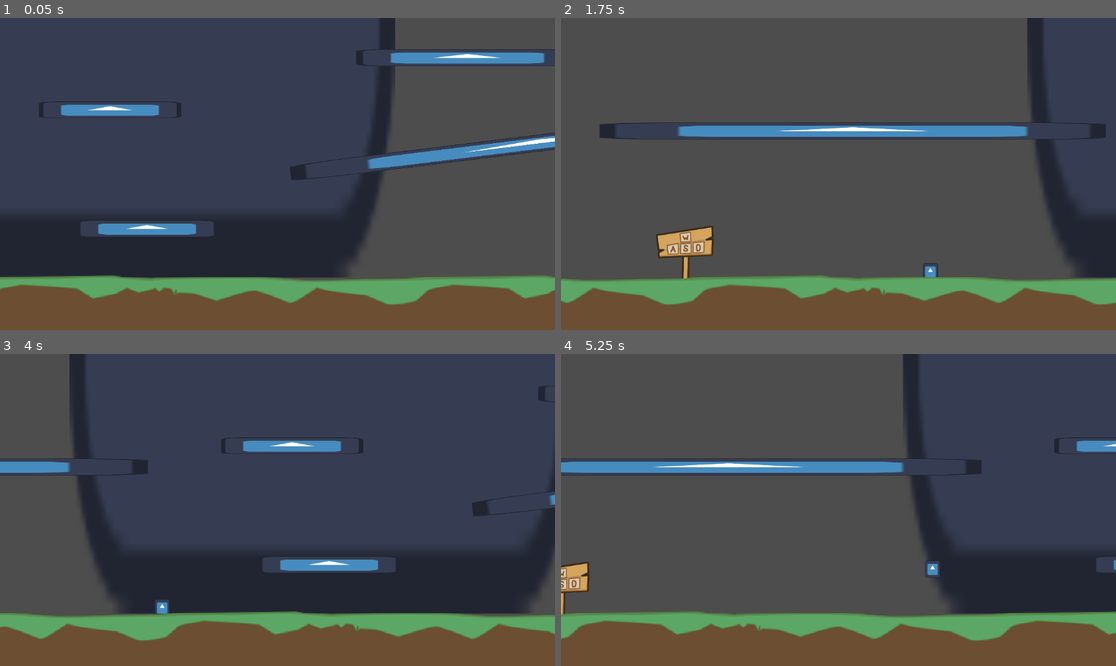
Above: before the commit, frames 1-4 (two rows, left to right).
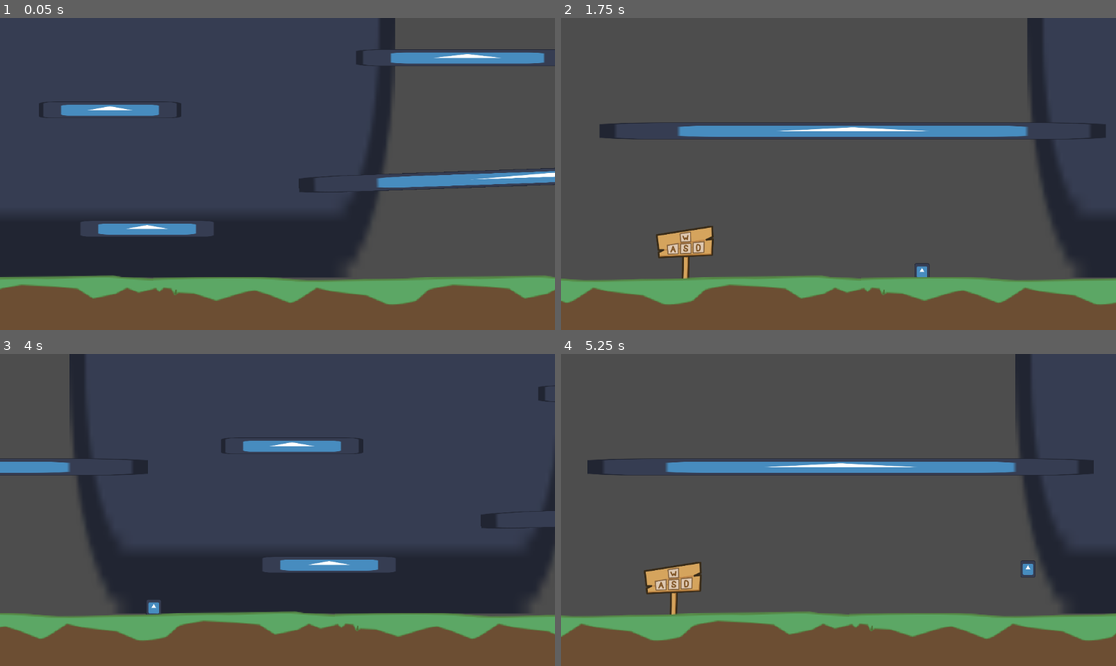
Above: after the commit, the same moments.

Repository: meatball133/GameJam2D
Game: Godot game, scene res://scenes/main.tscn
Two runs of this game, one before a commit and one after it. Both use one fixed random seed, a clock stepped at 60 frames per second and the inputs below. The engine's default icon, where the game draws it, is replaced by a stand-in: a white triangle on a blue panel in a dark square. Sound files missing from this copy of the repository are replaced by a short silence.
Inputs:
- Up to frame 1 (0.05 s): no input
- Up to frame 2 (1.75 s): hold D (right) from 0.53 s (still down); tap W (jump) at 0.77, 1.52 s
- Up to frame 3 (4 s): release D (right) at 2.03 s; hold A (left) 2.03-2.78 s; hold D (right) from 2.78 s (still down); tap W (jump) at 3.02, 3.77 s
- Up to frame 4 (5.25 s): release D (right) at 4.28 s; hold A (left) 4.28-5.03 s; tap W (jump) at 4.52 s; hold D (right) from 5.03 s (still down)

The runs differ from the first frame. In frame 1, 3.2% of the frame differs, in the area x 52-100%, y 36-56%; in frame 2, 0.1%; in frame 3, 0.6%; in frame 4, 15%, in the area x 0-100%, y 0-92%.
Error before the commit: Parse Error: Expected identifier after "." for attribute access. (res://scripts/music.gd:14)
Error after the commit: Attempt to call function 'play' in base 'null instance' on a null instance. (res://scripts/player.gd:26)

Commit message:
löv texture + löv shader, musik och takt logik

Diff:
--- a/project.godot
+++ b/project.godot
@@ -37,6 +37,7 @@
 "deadzone": 0.5,
 "events": [Object(InputEventKey,"resource_local_to_scene":false,"resource_name":"","device":-1,"window_id":0,"alt_press …(192 unchanged characters)…
 , Object(InputEventKey,"resource_local_to_scene":false,"resource_name":"","device":-1,"window_id":0,"alt_pressed":false …(186 unchanged characters)…
+, Object(InputEventKey,"resource_local_to_scene":false,"resource_name":"","device":-1,"window_id":0,"alt_pressed":false,"shift_pressed":false,"ctrl_pressed":false,"meta_pressed":false,"pressed":false,"keycode":0,"physical_keycode":32,"key_label":0,"unicode":32,"location":0,"echo":false,"script":null)
 ]
 }
 dash={
@@ -45,6 +46,11 @@
 , Object(InputEventKey,"resource_local_to_scene":false,"resource_name":"","device":-1,"window_id":0,"alt_pressed":false …(186 unchanged characters)…
 ]
 }
+beat={
+"deadzone": 0.5,
+"events": [Object(InputEventMouseButton,"resource_local_to_scene":false,"resource_name":"","device":-1,"window_id":0,"alt_pressed":false,"shift_pressed":false,"ctrl_pressed":false,"meta_pressed":false,"button_mask":0,"position":Vector2(0, 0),"global_position":Vector2(0, 0),"factor":1.0,"button_index":1,"canceled":false,"pressed":false,"double_click":false,"script":null)
+]
+}
 
 [physics]
 
--- a/scenes/main.tscn
+++ b/scenes/main.tscn
@@ -1,11 +1,13 @@
-[gd_scene load_steps=11 format=3 uid="uid://o824tquqxdf"]
+[gd_scene load_steps=14 format=3 uid="uid://o824tquqxdf"]
 
 [ext_resource type="Script" path="res://scripts/player.gd" id="1_5c3xm"]
 [ext_resource type="Texture2D" uid="uid://cantsi63d7wy4" path="res://icon.svg" id="2_yw5w0"]
 [ext_resource type="Texture2D" uid="uid://b2fra0u4apoq0" path="res://textures/Placeholder-Dirt-Ground-Gamejam.svg" id="3_17gvx"]
 [ext_resource type="Texture2D" uid="uid://c7vvvmkvyfb1h" path="res://textures/WASD-sign-jam.svg" id="3_82046"]
 [ext_resource type="Script" path="res://scripts/camera.gd" id="3_k7yvx"]
+[ext_resource type="Shader" path="res://shaders/leaf.gdshader" id="5_fkdjn"]
 [ext_resource type="AudioStream" uid="uid://dp1q6se66sl0f" path="res://music/mibbo-theme.mp3" id="6_67nx3"]
+[ext_resource type="Texture2D" uid="uid://beyiklljstowp" path="res://textures/Leaf-gamejam.svg" id="6_a1ps7"]
 [ext_resource type="Script" path="res://scripts/music.gd" id="7_hkprh"]
 
 [sub_resource type="RectangleShape2D" id="RectangleShape2D_2u52f"]
@@ -14,6 +16,13 @@
 
 [sub_resource type="RectangleShape2D" id="RectangleShape2D_m3jal"]
 size = Vector2(128, 20)
+
+[sub_resource type="ShaderMaterial" id="ShaderMaterial_c5dms"]
+shader = ExtResource("5_fkdjn")
+shader_parameter/sway_strength = 0.1
+shader_parameter/sway_speed = 3.5
+shader_parameter/sway_speed_diff = 0.1
+shader_parameter/leaf = ExtResource("6_a1ps7")
 
 [node name="Main" type="Node2D"]
 
@@ -57,8 +66,8 @@
 region_rect = Rect2(0, 176.985, 2000, 94)
 
 [node name="Branch" type="StaticBody2D" parent="."]
-position = Vector2(474, -162)
-rotation = -0.122173
+position = Vector2(486, -122)
+rotation = -0.0349066
 scale = Vector2(4.67514, 1)
 
 [node name="Sprite2D" type="Sprite2D" parent="Branch"]
@@ -117,6 +126,16 @@
 shape = SubResource("RectangleShape2D_m3jal")
 one_way_collision = true
 
+[node name="Leaf" type="StaticBody2D" parent="."]
+position = Vector2(796, -147)
+
+[node name="Sprite2D" type="Sprite2D" parent="Leaf"]
+texture_repeat = 2
+material = SubResource("ShaderMaterial_c5dms")
+rotation = 0.518363
+scale = Vector2(0.2, 0.163)
+texture = ExtResource("2_yw5w0")
+
 [node name="Camera2D" type="Camera2D" parent="."]
 position = Vector2(500, -125)
 zoom = Vector2(1.75, 1.75)
@@ -129,10 +148,6 @@
 [node name="Music" type="AudioStreamPlayer" parent="."]
 unique_name_in_owner = true
 stream = ExtResource("6_67nx3")
-volume_db = -18.0
+volume_db = 1.083
 autoplay = true
 script = ExtResource("7_hkprh")
-beats = null
-time_before_start = null
-measures = null
-bpm = null
--- a/scripts/music.gd
+++ b/scripts/music.gd
@@ -1,18 +1,19 @@
 extends AudioStreamPlayer
 
 @export var beats = 4
-@export var time_before_start = 0.0
+@export var time_offset = 0.0
 @export var measures = 30
-@export var bpm = 120
-
-var seconds_per_beat = 60 / bpm
+@export var seconds_per_beat = 60.0 / 120.0
 
 var song_position := 0.0
+var song_position_in_beats = 0.0
 
 func _process(delta: float) -> void:
-	var song_position = get_playback_position() + AudioServer.get_time_since_last_mix()
-	song_position -= AudioServer.
+	song_position = get_playback_position() + AudioServer.get_time_since_last_mix()
+	song_position -= AudioServer.get_output_latency() + time_offset
+
+	print(distance_to_beat())
 
 func distance_to_beat():
-	var song_position = get_playback_position() + AudioServer.get_time_since_last_mix()
-	song_position _= AudioServer
+	var in_beats : float = round(song_position / seconds_per_beat)
+	return song_position - in_beats * seconds_per_beat
--- a/scripts/player.gd
+++ b/scripts/player.gd
@@ -22,6 +22,9 @@
 	if Input.is_action_just_pressed("jump") and time_since_floor <= coyote_time:
 		velocity.y = - jump_veloicty
 
+	if abs(%Music.distance_to_beat()) < 0.01 and is_on_floor():
+		%Glass.play(0.0)
+
 	# Get the input direction and handle the movement/deceleration.
 	# As good practice, you should replace UI actions with custom gameplay actions.
 	var direction := Input.get_axis("left", "right")
--- /dev/null
+++ b/shaders/leaf.gdshader
@@ -0,0 +1,18 @@
+shader_type canvas_item;
+
+uniform sampler2D leaf;
+uniform float sway_strength = 0.1;
+uniform float sway_speed = 1.0;
+uniform float sway_speed_diff = 0.25;
+
+void fragment() {
+	vec2 uv = UV;
+	uv.x += sway_strength * sin(TIME * sway_speed + uv.y) * (1.0 - uv.y);
+	uv.y += sway_strength * sin(TIME * (sway_speed + sway_speed_diff) + uv.x) * (1.0 - uv.y);
+	COLOR = texture(leaf, uv);
+}
+
+//void light() {
+	// Called for every pixel for every light affecting the CanvasItem.
+	// Uncomment to replace the default light processing function with this one.
+//}
--- /dev/null
+++ b/textures/Leaf-gamejam.svg
@@ -0,0 +1,14 @@
+<svg version="1.2" xmlns="http://www.w3.org/2000/svg" viewBox="0 0 64 64" width="64" height="64">
+	<title>Leaf-gamejam</title>
+	<style>
+		.s0 { fill: #55c765;stroke: #316637;stroke-linecap: round;stroke-linejoin: round;stroke-width: 2 }
+		.s1 { fill: none;stroke: #3e7954;stroke-miterlimit:100;stroke-width: 3 }
+		.s2 { fill: none;stroke: #3e7954;stroke-miterlimit:100;stroke-width: 2 }
+	</style>
+	<path id="Background" class="s0" d="m9.7 65l6.3-13c0 0-2.4-10.5-0.2-18.9 2.8-10.3 10.2-19.1 10.2-19.1 5.8-4.3 21-6 21-6h9c0-0.6 2 6.1 2 8 0 9.2-0.7 10 0 9 0.2-0.2-1.8 7.8-4 10-0.3 0.3-16.3 12.4-18.7 12.8-5.3 1-17.5 3.4-16.3 3.2z"/>
+	<path id="Lager 1" class="s1" d="m19 49l14-20 12-9 5-4"/>
+	<path id="Lager 2" class="s2" d="m50 25l-7-3-4-6"/>
+	<path id="Lager 3" class="s2" d="m44 31l-7-4-5-7"/>
+	<path id="Lager 4" class="s2" d="m36 37l-6-3-4-7"/>
+	<path id="Lager 5" class="s2" d="m32 44l-6-4-4-7"/>
+</svg>
Not shown, added: textures/Leaf-gamejam.svg.import
